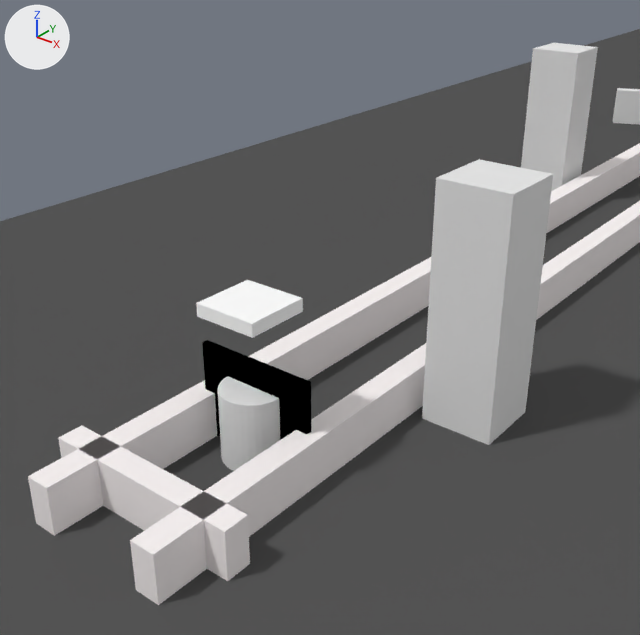
What one commit did to the Blender file hannah.blend.
Rendered twice from a 50 mm lens placed at (38.3, -40.1, 38.3), pointed at (1.6, 5.8, 9.8). The lights are fixed; the arrows at upper left show +X, +Y and +Z.

Script lines for the objects in view, before the commit:
```python
me_cube_003 = bpy.data.meshes.new('Cube.003')
me_cube_003.from_pydata(...)  # a box spanning x -1.0..1.0, y -1.0..1.0, z -1.0..1.0
me_cube_003.materials.append(mat_wallr)  # its picture is missing
me_cube_010 = bpy.data.meshes.new('Cube.010')
me_cube_010.from_pydata(...)  # a box spanning x -1.0..1.0, y -1.0..1.0, z -1.0..1.0
me_cube_010.materials.append(mat_start)  # its picture is missing
me_cube_011 = bpy.data.meshes.new('Cube.011')
me_cube_011.from_pydata(...)  # a box spanning x -1.0..1.0, y -1.0..1.0, z -1.0..1.0
me_cube_011.materials.append(mat_material_003)  # black #000000
ob_cube_003 = bpy.data.objects.new('Cube.003', me_cube_011)
ob_cube_003.location = (0.0, 0.3, 3.0)
ob_cube_003.scale = (5.0, 0.244, 5.0)
ob_cube_009 = bpy.data.objects.new('Cube.009', me_cube_010)
ob_cube_009.location = (-0.21, -10.0, 2.0)
ob_cube_009.rotation_euler = (0.0, 0.0, 1.571)  # degrees (0, 0, 90)
ob_cube_009.scale = (1.0, 8.0, 2.0)
ob_wall_r1 = bpy.data.objects.new('wall_r1', me_cube_003)
ob_wall_r1.location = (5.0, 15.0, 2.0)
ob_wall_r1.scale = (1.0, 30.0, 2.0)
# also in view: 'wall_r2' at (5.0, 70.0, 2.0); 'wall_l1' at (-5.0, 15.0, 2.0); 'Player' at (0.0, 0.0, 3.0); 'Cube' at (0.0, 150.0, 0.0); 'tower_r1' at (10.0, 15.0, 10.0)
```
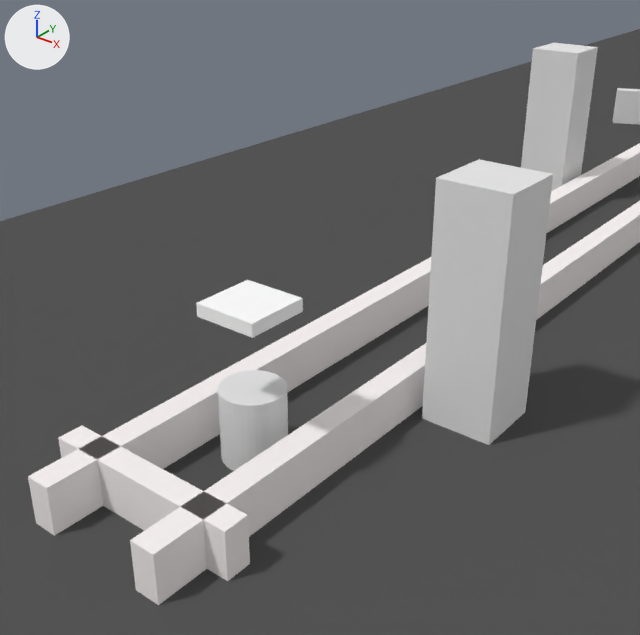
The change, as a diff of the scene's bpy script:
```diff
--- a/hannah.blend.py
+++ b/hannah.blend.py
@@ ob_cube_003 @@
 ob_cube_003.scale = (5.0, 0.244, 5.0)
+ob_cube_003.hide_render = True
```

Where the change shows, as pixel boxes (x1, y1, x2, y2) in the pictures (640 x 635 px):
'Cube.003', hidden (black)
    before: (202, 340, 311, 440)
